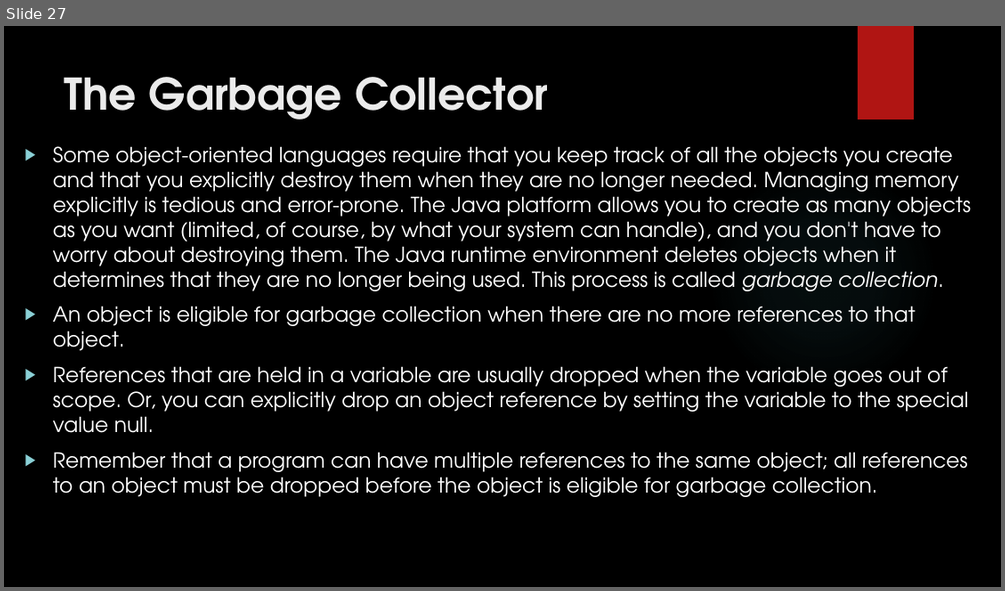
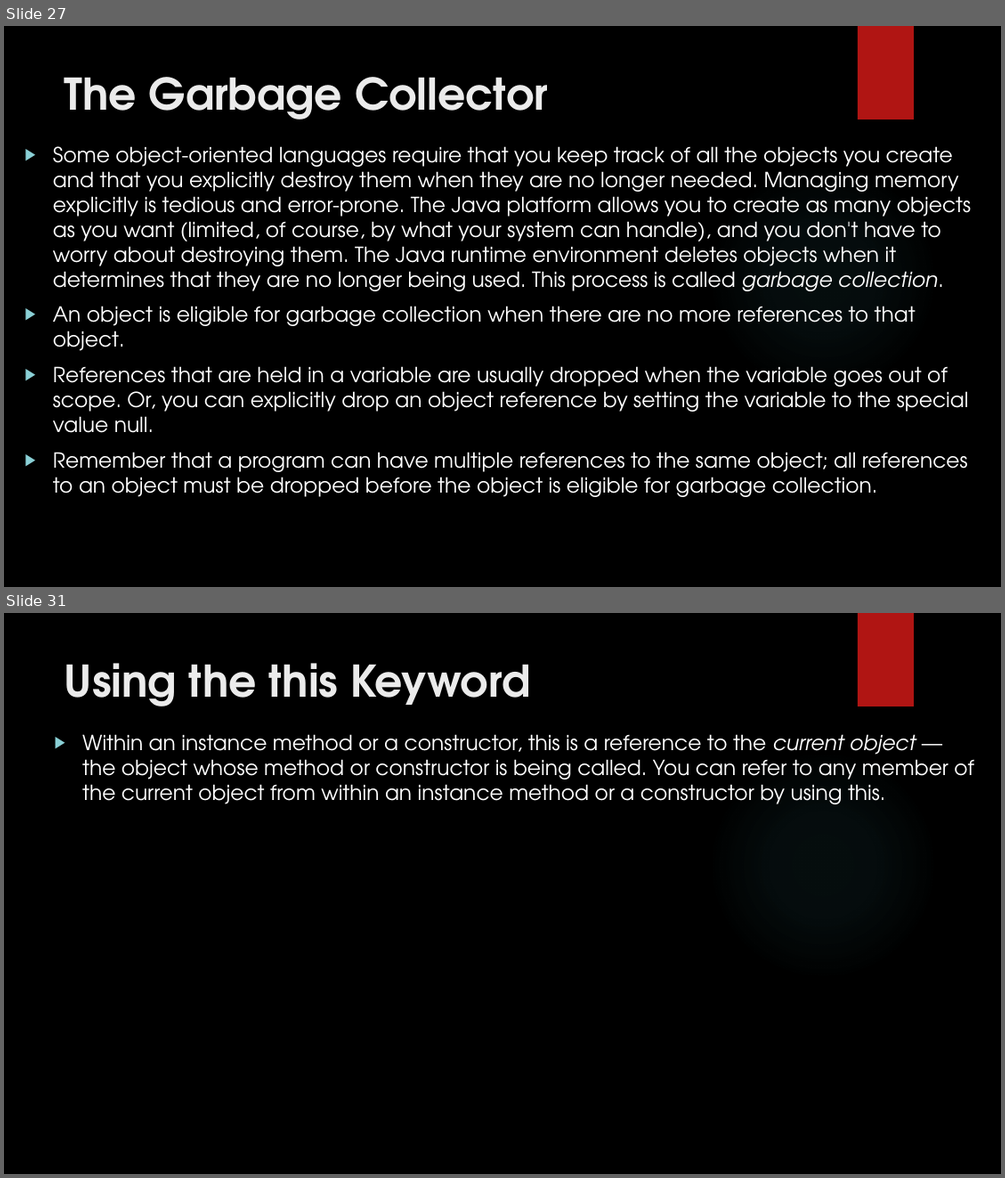
Before and after one commit to sekhar12333/Java_ppts, a slide deck: 04_10_2018/Classes.pptx. Shown one above the other, each under a label of ours: slide 27 before the commit, slides 27 and 31 after it; the slides between them are not shown. The pictures are 1005x591 and 1005x1178 pixels, drawn with LibreOffice and Linux fonts; fonts in the diff are those of the drawing; background and template pictures are left out. Boxes give left, top, right and bottom in pixels: in the first picture for what was removed or moved away, otherwise in the second. Text is boxed around its words. In the diff, an @@ line names an element or a change of style, - is before the commit and + after.

```diff
--- a/04_10_2018/Classes.pptx
+++ b/04_10_2018/Classes.pptx
@@ slide 31 added at [4, 613, 1001, 1174], background picture (left out); not listed: 2 template elements that a slide beside it also shows @@
@@ title added at [65, 663, 530, 706], 42 pt, text #EBEBEB, bold @@
+Using the this Keyword
@@ text added at [82, 734, 974, 804], 20 pt, text #FFFFFF @@
+▶ Within an instance method or a constructor, this is a reference to the current object — the object whose method or constructor is being called. You can refer to any member of the current object from within an instance method or a constructor by using this.
```
Also in this commit, not shown: 26 other slides added.
